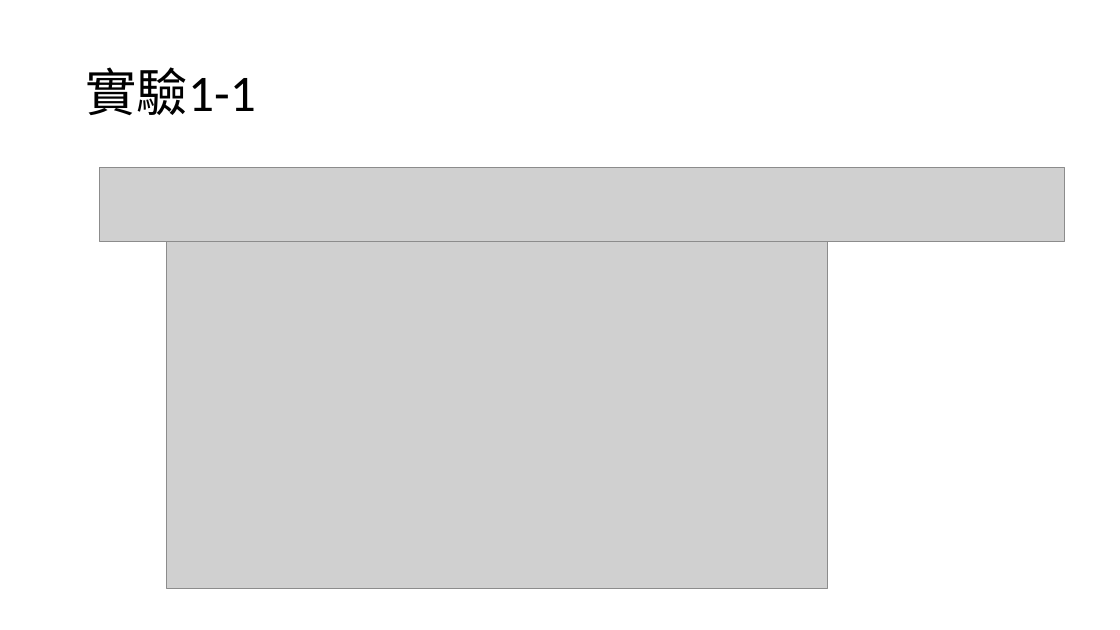
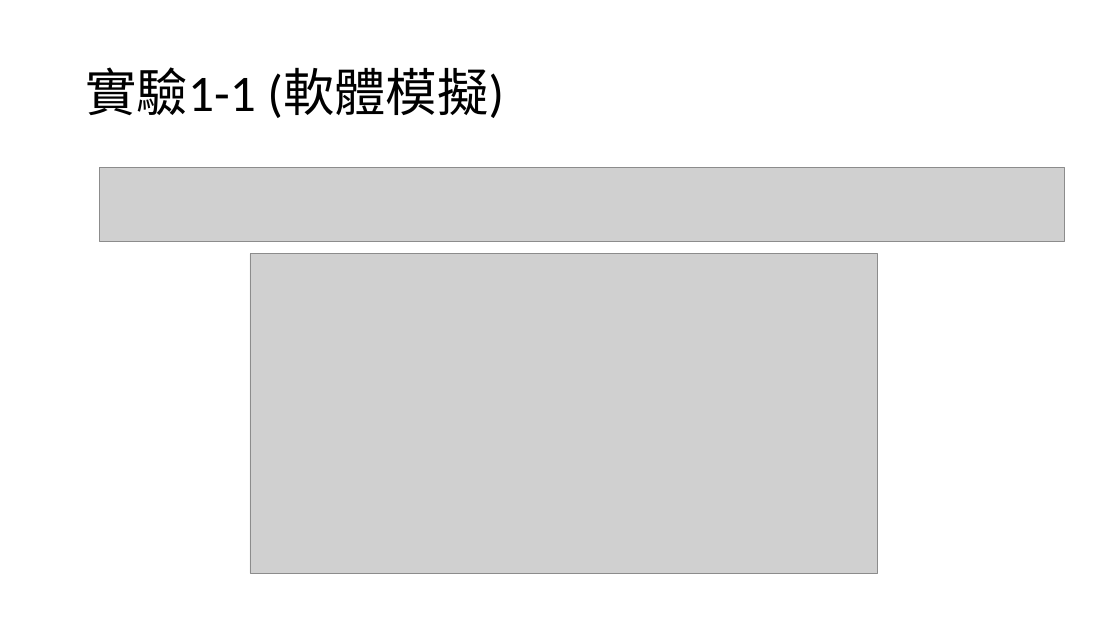
Before and after one commit to yeyi58095/control_lab, a slide deck: slide 3 of 實驗一/報告/實驗一結報.pptx. Drawn at 1120x630 pixels with LibreOffice and Linux fonts; fonts in the diff are those of the drawing; grey boxes stand for pictures. Boxes give left, top, right and bottom in pixels: in the first picture for what was removed or moved away, otherwise in the second. Text is boxed around its words. In the diff, an @@ line names an element or a change of style, - is before the commit and + after.

```diff
--- a/實驗一/報告/實驗一結報.pptx
+++ b/實驗一/報告/實驗一結報.pptx
@@ title at (x1=85, y1=67, x2=504, y2=118): text changed @@
-實驗1-1
+實驗1-1 (軟體模擬)
@@ picture resized from (x1=167, y1=242, x2=828, y2=588) to (x1=250, y1=254, x2=878, y2=573) @@
```
Also in this commit, not shown: 5 other slides changed, 15 slides added, 24 other files.
